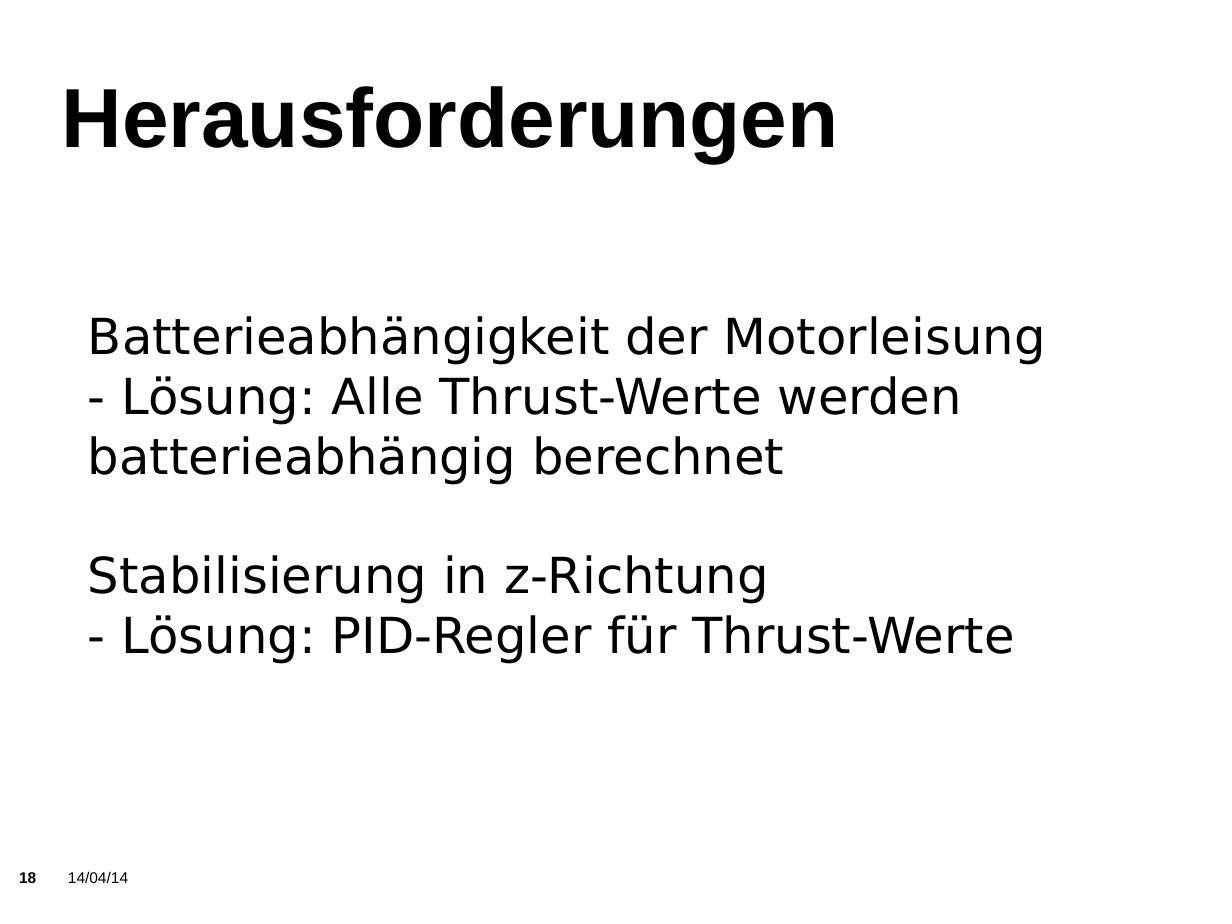
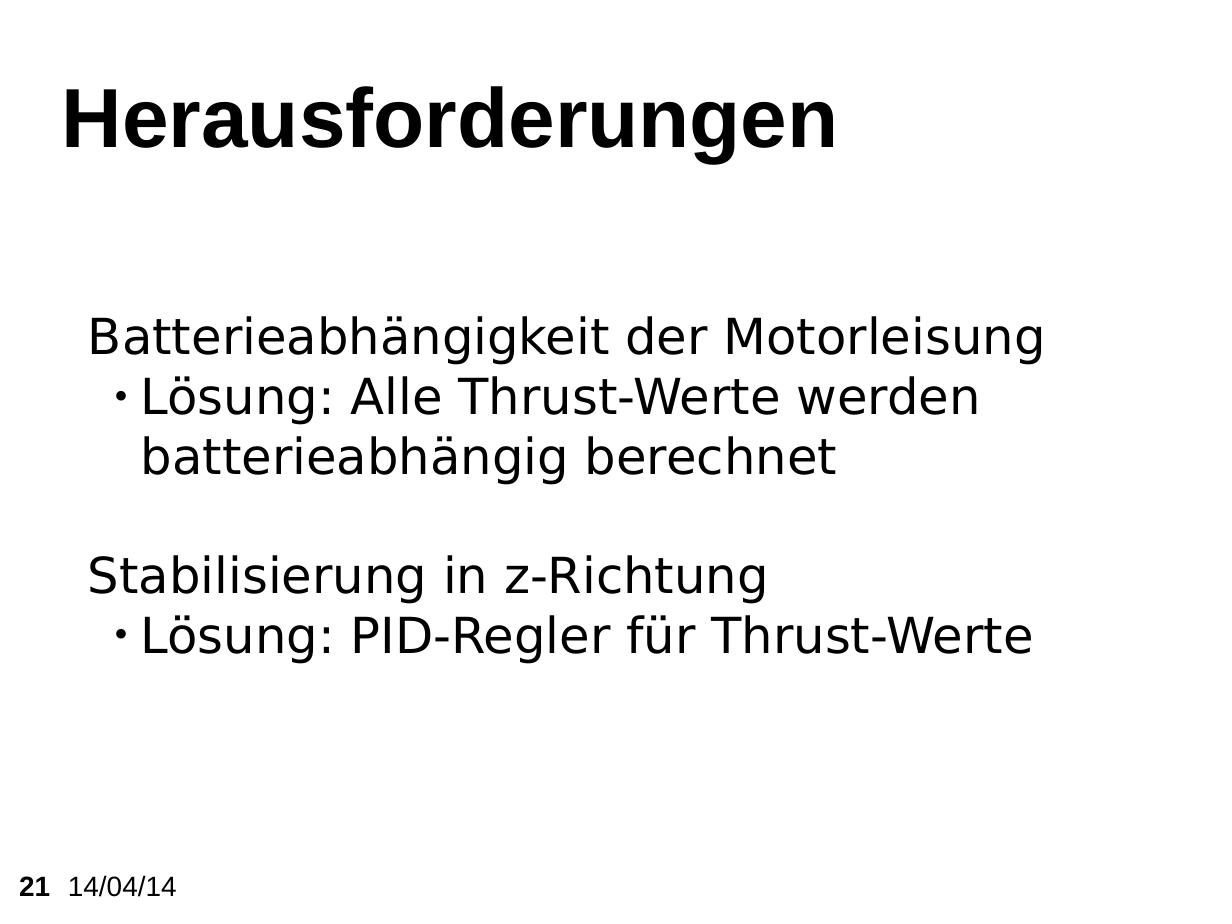
Before and after one commit to KITrokopter/Presentation, a slide deck: slide 21 of PresentationInTotal v0.1.odp (slide 18 before the commit). Drawn at 1232x924 pixels with LibreOffice and Linux fonts; fonts in the diff are those of the drawing; background and template pictures are left out. Boxes give left, top, right and bottom in pixels: in the first picture for what was removed or moved away, otherwise in the second. Text is boxed around its words. In the diff, an @@ line names an element or a change of style, - is before the commit and + after.

```diff
--- a/PresentationInTotal v0.1.odp
+++ b/PresentationInTotal v0.1.odp
@@ subtitle at (141, 376, 981, 485): text changed @@
-- Lösung: Alle Thrust-Werte werden batterieabhängig berechnet
+    ● Lösung: Alle Thrust-Werte werden batterieabhängig berechnet
@@ subtitle at (141, 615, 1033, 664): text changed @@
-- Lösung: PID-Regler für Thrust-Werte
+    ● Lösung: PID-Regler für Thrust-Werte
@@ text "14/04/14" at (68, 875, 177, 897): size 10 to 18 pt @@
@@ page number at (19, 876, 50, 896): text changed; size 10 to 18 pt @@
-18
+21
```
Also in this commit, not shown: 30 other slides changed, 7 slides added, 1 slide removed.
